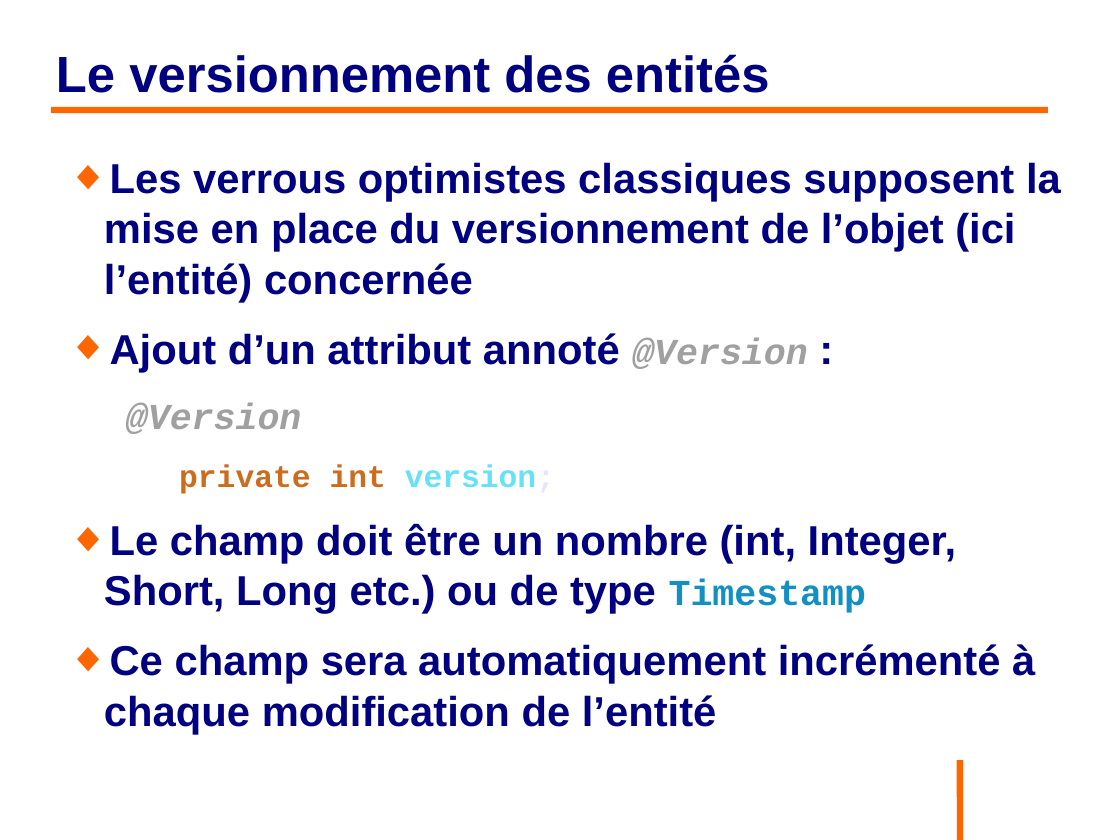
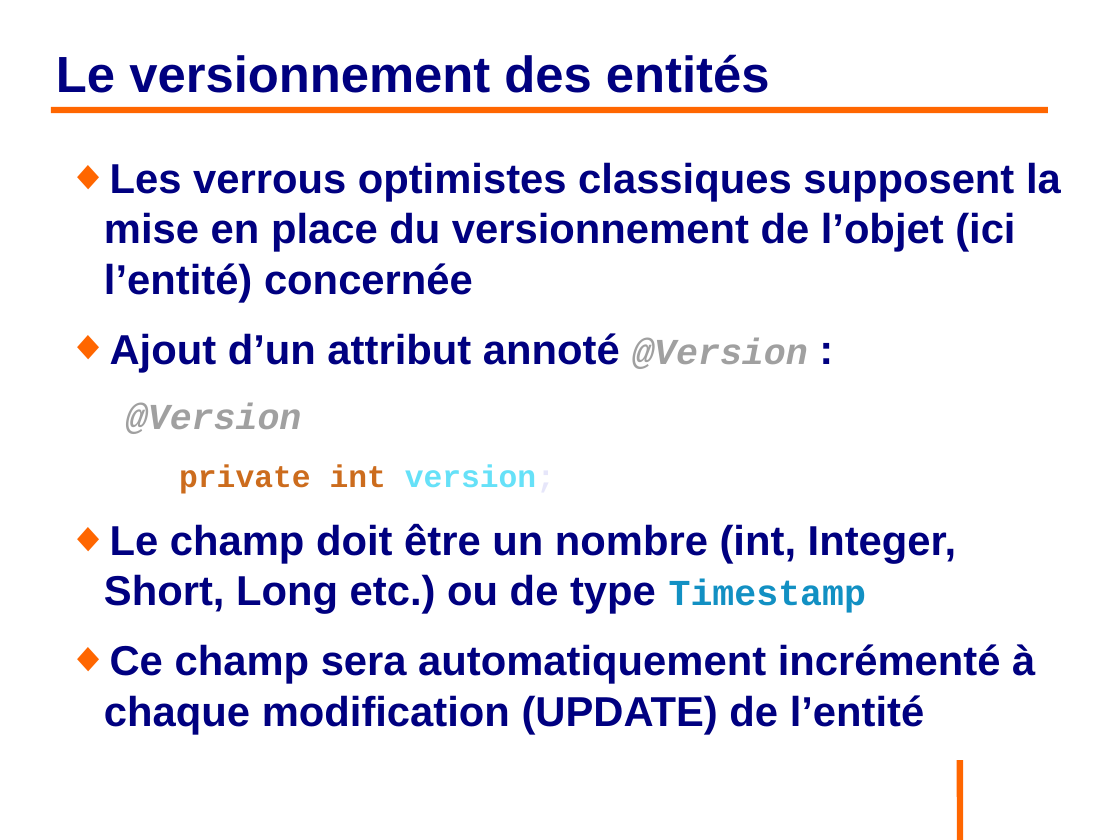
Before and after one commit to philphils/formation-hibernate-avancee, a slide deck: slide 94 of Documentation/diapo_formation_hibernate_avancee.odp. Drawn at 1120x840 pixels with LibreOffice and Linux fonts; fonts in the diff are those of the drawing; background and template pictures are left out. Boxes give left, top, right and bottom in pixels: in the first picture for what was removed or moved away, otherwise in the second. Text is boxed around its words. In the diff, an @@ line names an element or a change of style, - is before the commit and + after.

```diff
--- a/Documentation/diapo_formation_hibernate_avancee.odp
+++ b/Documentation/diapo_formation_hibernate_avancee.odp
@@ text at box(104, 644, 1035, 734): text changed @@
-◆ Ce champ sera automatiquement incrémenté à chaque modification de l’entité
+◆ Ce champ sera automatiquement incrémenté à chaque modification (UPDATE) de l’entité
```
Also in this commit, not shown: 7 other slides changed, 6 slides added.
